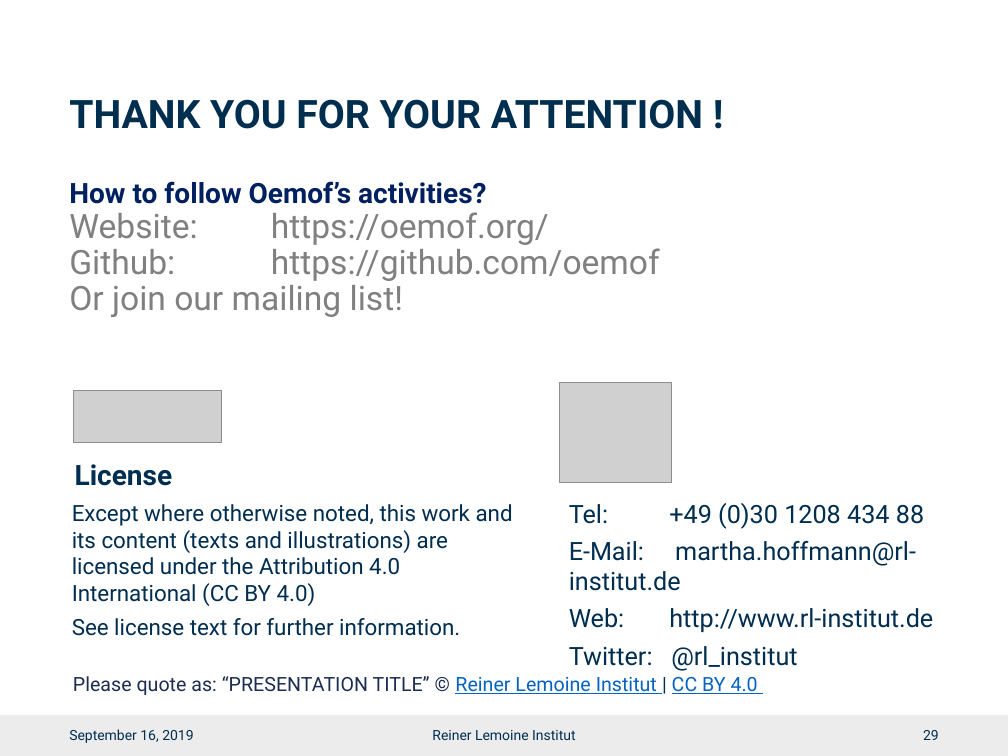
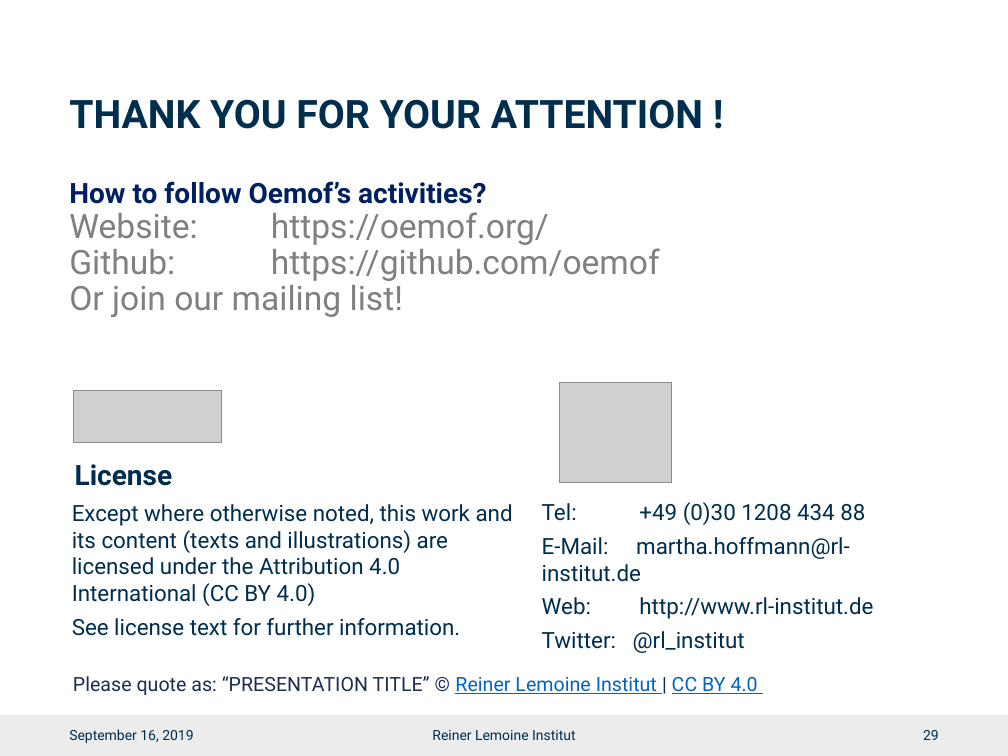
Before and after one commit to smartie2076/oemof_workshop, a slide deck: slide 30 of Oemof_Workshop_03_Basics.pptx. Drawn at 1008x756 pixels with LibreOffice and Linux fonts; fonts in the diff are those of the drawing; grey boxes stand for pictures; background and template pictures are left out. Boxes give left, top, right and bottom in pixels: in the first picture for what was removed or moved away, otherwise in the second. Text is boxed around its words. In the diff, an @@ line names an element or a change of style, - is before the commit and + after.

```diff
--- a/Oemof_Workshop_03_Basics.pptx
+++ b/Oemof_Workshop_03_Basics.pptx
@@ text "Tel: +49 (0)30 1208 434 ...": place and size @@
-text "Tel: +49 (0)30 1208 434 ..." at box(569, 503, 933, 671)
+text "Tel: +49 (0)30 1208 434 ..." at box(542, 502, 873, 653)
@@ text "Tel: +49 (0)30 1208 434 ..." at box(542, 502, 873, 653): size 18 to 16 pt @@
```
Also in this commit, not shown: 17 other slides changed, 1 slide added, 1 slide removed, 4 other files.
